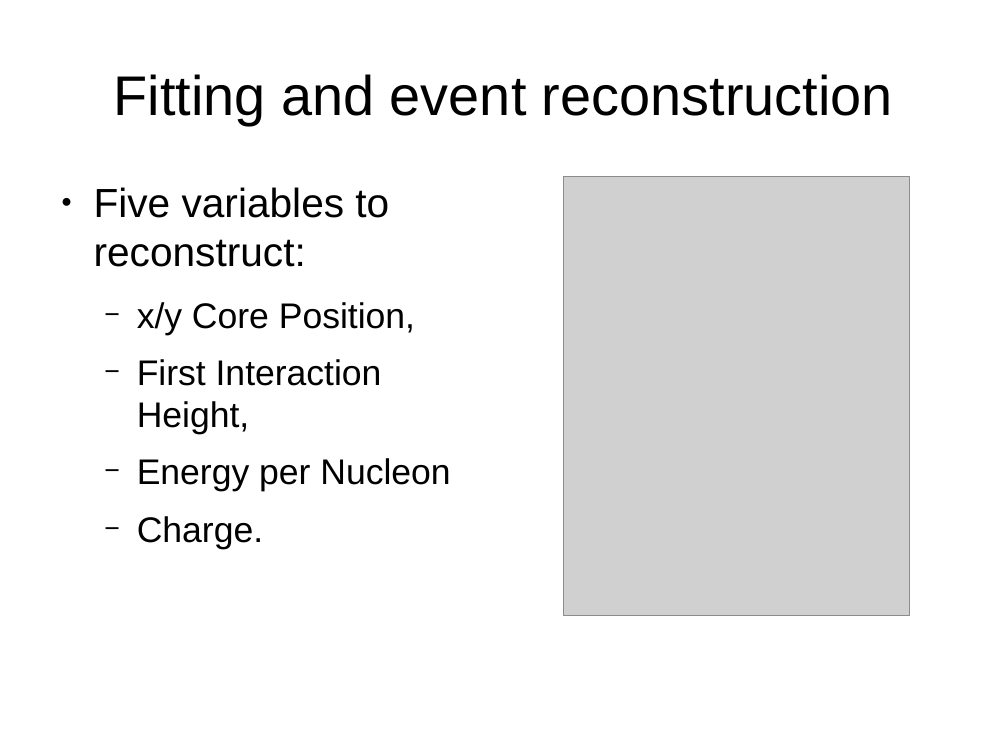
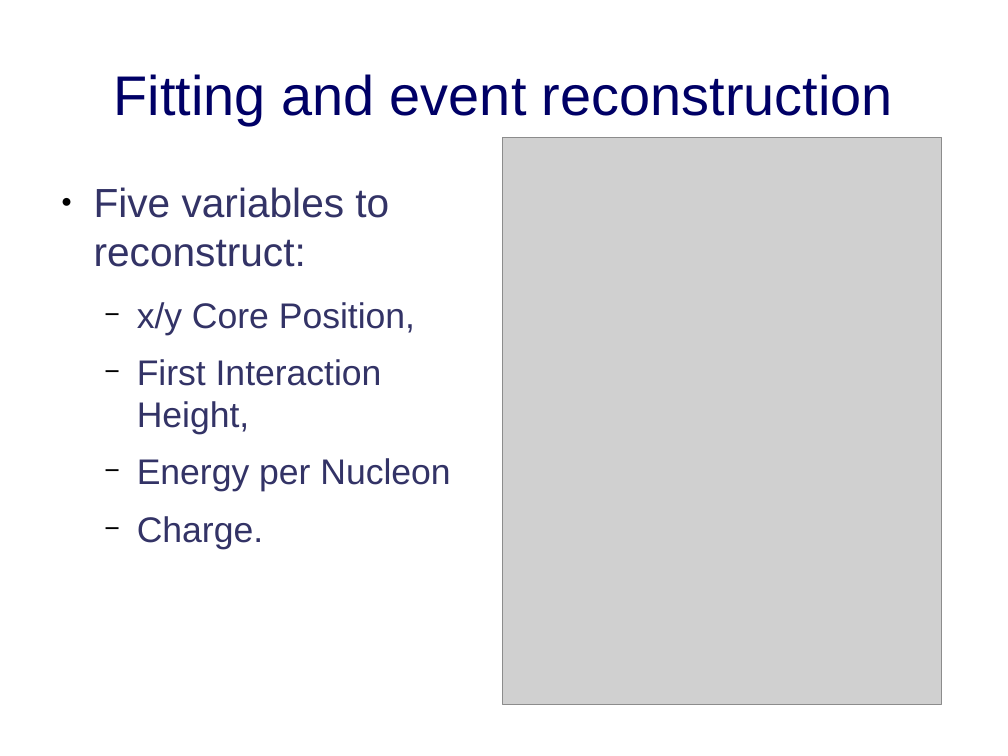
Before and after one commit to robertdstein/DESY, a slide deck: slide 4 of presentations/dpg presentation/slides.odp (slide 3 before the commit). Drawn at 1008x756 pixels with LibreOffice and Linux fonts; fonts in the diff are those of the drawing; grey boxes stand for pictures. Boxes give left, top, right and bottom in pixels: in the first picture for what was removed or moved away, otherwise in the second. Text is boxed around its words. In the diff, an @@ line names an element or a change of style, - is before the commit and + after.

```diff
--- a/presentations/dpg presentation/slides.odp
+++ b/presentations/dpg presentation/slides.odp
@@ title "Fitting and event reconstruction" at [114, 74, 893, 125]: text colour #000000 to #000066 @@
@@ picture: place and size @@
-picture at [563, 177, 909, 615]
+picture at [503, 137, 942, 704]
@@ text "Five variables to reconstruct:" at [94, 187, 450, 549]: text colour #000000 to #333366 @@
```
Also in this commit, not shown: 6 other slides changed, 1 slide added, 40 other files.
